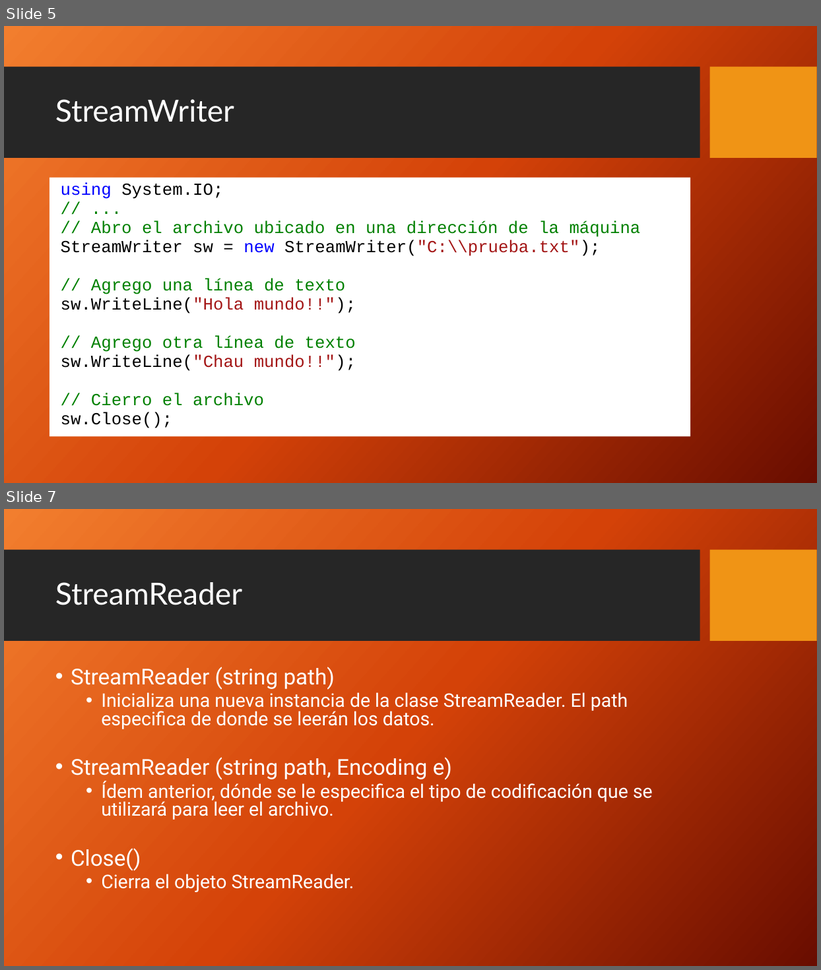
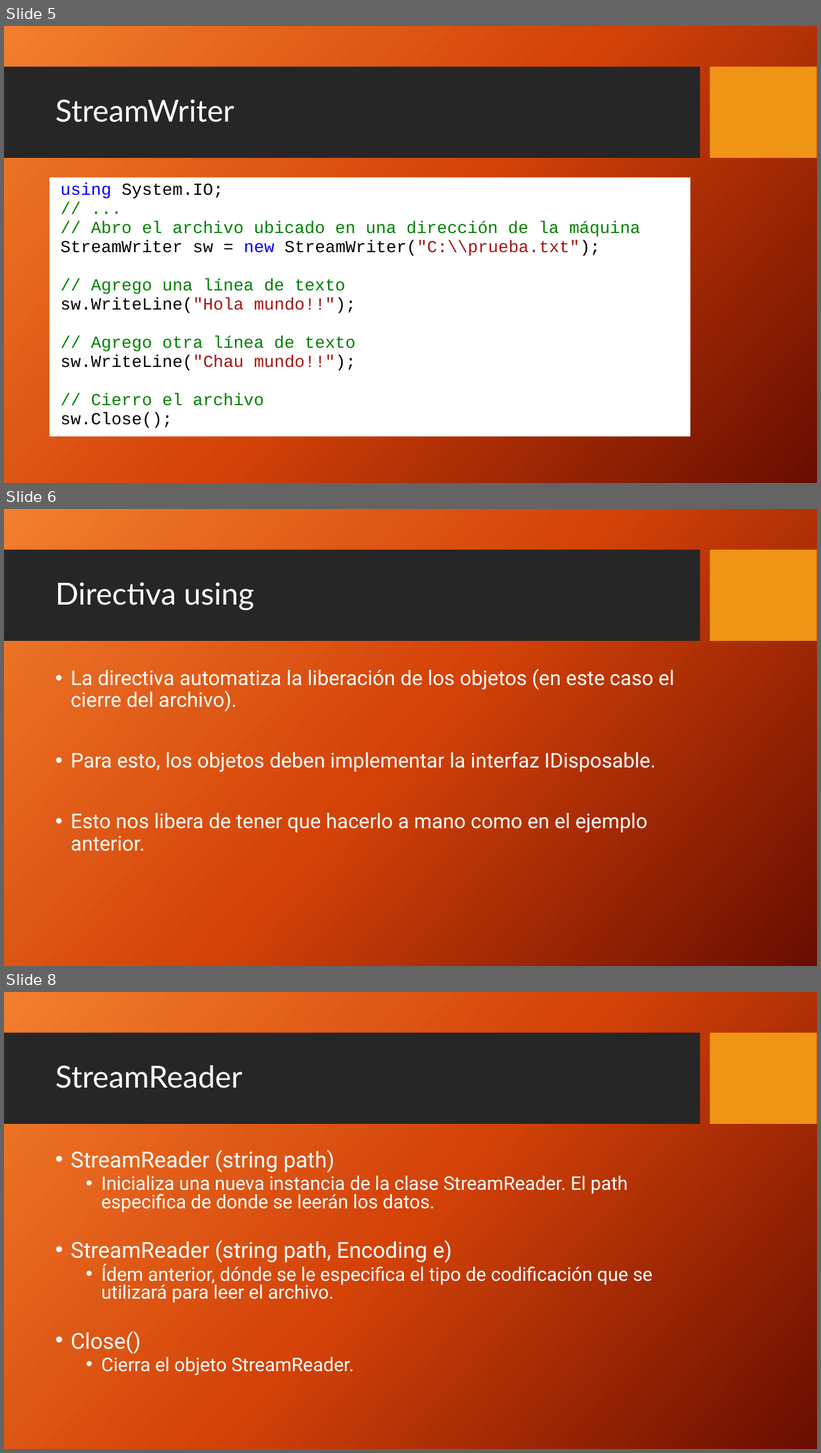
Before and after one commit to FedeDavila1984/utn_prog_y_lab_II, a slide deck: PPTs/ProgramacionII_Clase_19.1-2018.pptx. Shown one above the other, each under a label of ours: slides 5 and 7 before the commit, slides 5, 6 and 8 after it; the slides between them are not shown. The pictures are 821x970 and 821x1453 pixels, drawn with LibreOffice and Linux fonts; fonts in the diff are those of the drawing; background and template pictures are left out. Boxes give left, top, right and bottom in pixels: in the first picture for what was removed or moved away, otherwise in the second. Text is boxed around its words. In the diff, an @@ line names an element or a change of style, - is before the commit and + after.

```diff
--- a/PPTs/ProgramacionII_Clase_19.1-2018.pptx
+++ b/PPTs/ProgramacionII_Clase_19.1-2018.pptx
@@ slide 6 added at (4,509,817,966), background picture (left out); not listed: 2 template elements that a slide beside it also shows @@
@@ title added at (55,582,255,611), 36 pt, text #FFFFFF @@
+Directiva using
@@ text added at (71,669,675,852), 24 pt, text #FFFFFF @@
+• La directiva automatiza la liberación de los objetos (en este caso el cierre del archivo).
+• Para esto, los objetos deben implementar la interfaz IDisposable.
+• Esto nos libera de tener que hacerlo a mano como en el ejemplo anterior.
@@ what was slide 7 is now slide 8 @@
```
Also in this commit, not shown: 47 other files.
